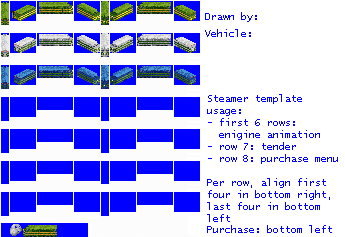
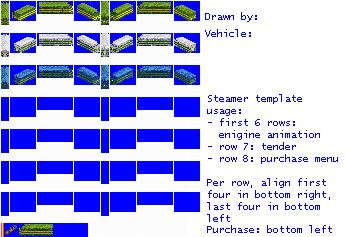
Comparing the layer stacks of the two 345 × 237 images. Changes:
painted on "empty.png" over [left=1, top=223, right=57, bottom=237]
